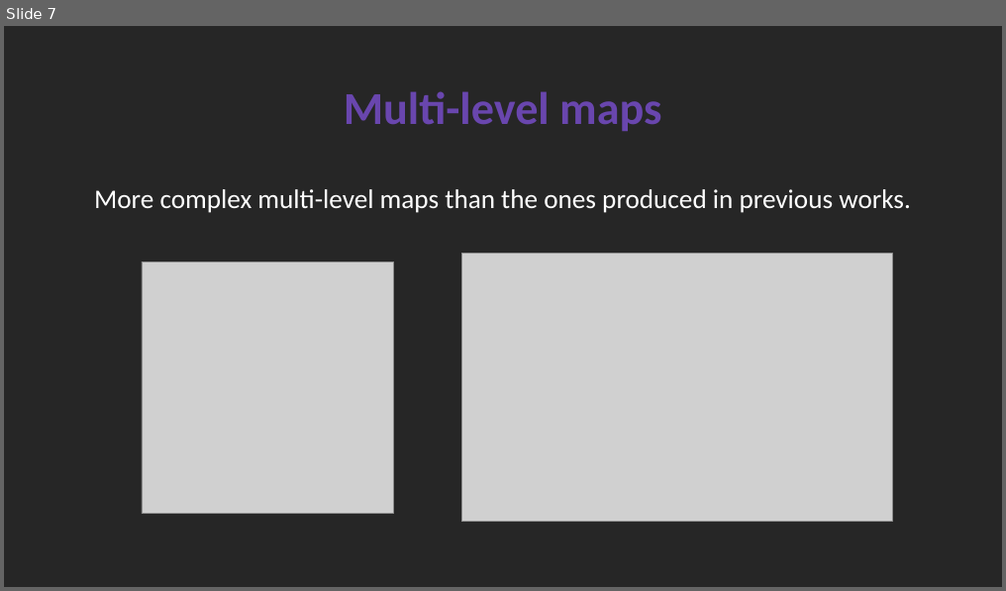
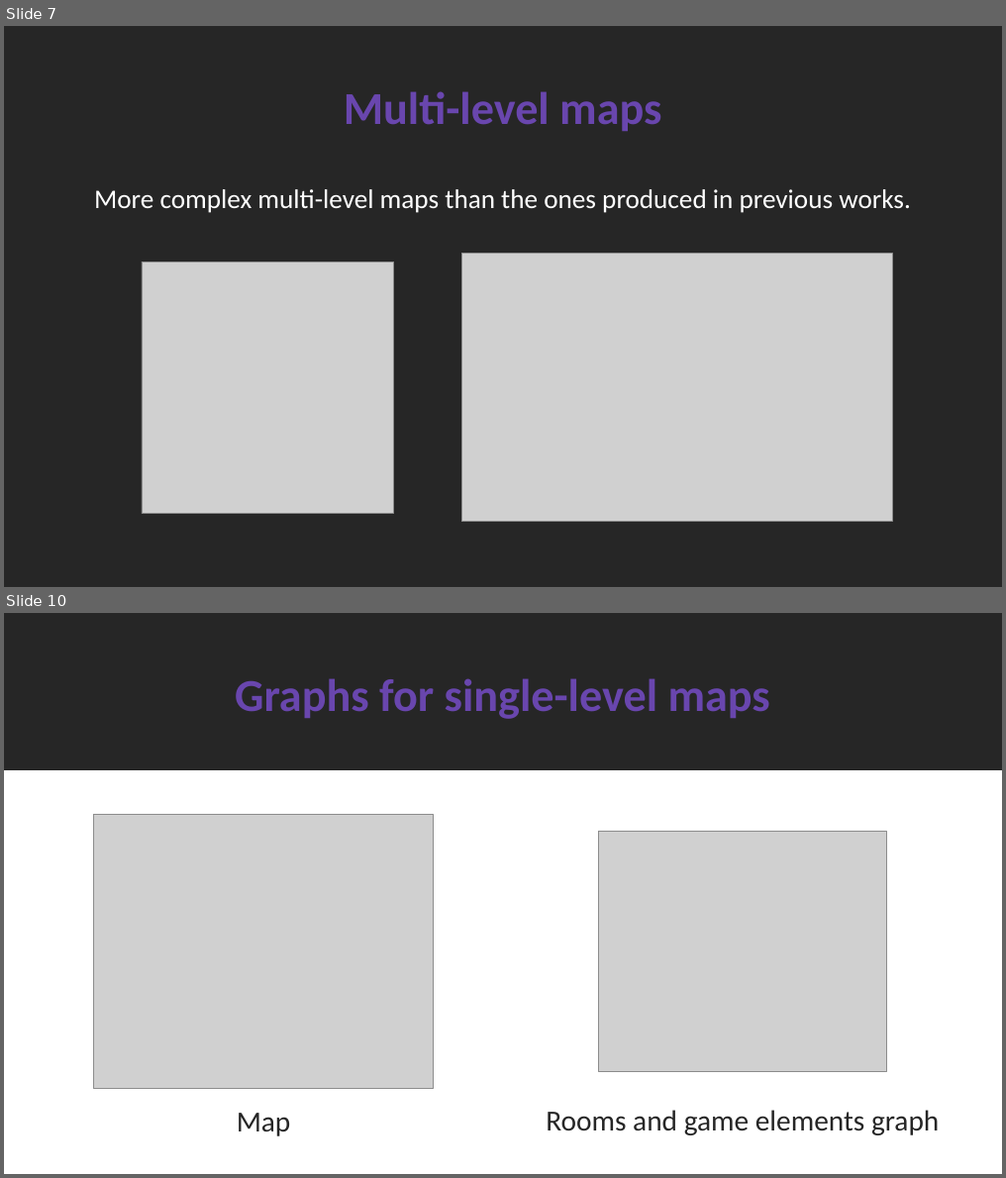
Before and after one commit to SimoDedo/ProjectArena, a slide deck: Presentation/An Online Framework for User-Based Analysis of Maps in First Person Shooters.pptx. Shown one above the other, each under a label of ours: slide 7 before the commit, slides 7 and 10 after it; the slides between them are not shown. The pictures are 1006x591 and 1006x1178 pixels, drawn with LibreOffice and Linux fonts; fonts in the diff are those of the drawing; grey boxes stand for pictures. Boxes give left, top, right and bottom in pixels: in the first picture for what was removed or moved away, otherwise in the second. Text is boxed around its words. In the diff, an @@ line names an element or a change of style, - is before the commit and + after.

```diff
--- a/Presentation/An Online Framework for User-Based Analysis of Maps in First Person Shooters.pptx
+++ b/Presentation/An Online Framework for User-Based Analysis of Maps in First Person Shooters.pptx
@@ slide 10 added at (4,613,1002,1174), background #262626 @@
@@ title added at (235,678,770,719), 44 pt, text #6946AE, bold @@
+Graphs for single-level maps
@@ rectangle added at (4,771,1002,1174), fill #FFFFFF, outline #FFFFFF 1 pt @@
@@ picture added at (94,814,434,1088) @@
@@ picture added at (598,831,886,1072) @@
@@ text added at (237,1113,291,1137), 28 pt, text #262626 @@
+Map
@@ text added at (546,1110,939,1136), 28 pt, text #262626 @@
+Rooms and game elements graph
```
Also in this commit, not shown: 1 slide changed, 4 other slides added, 6 other files.
